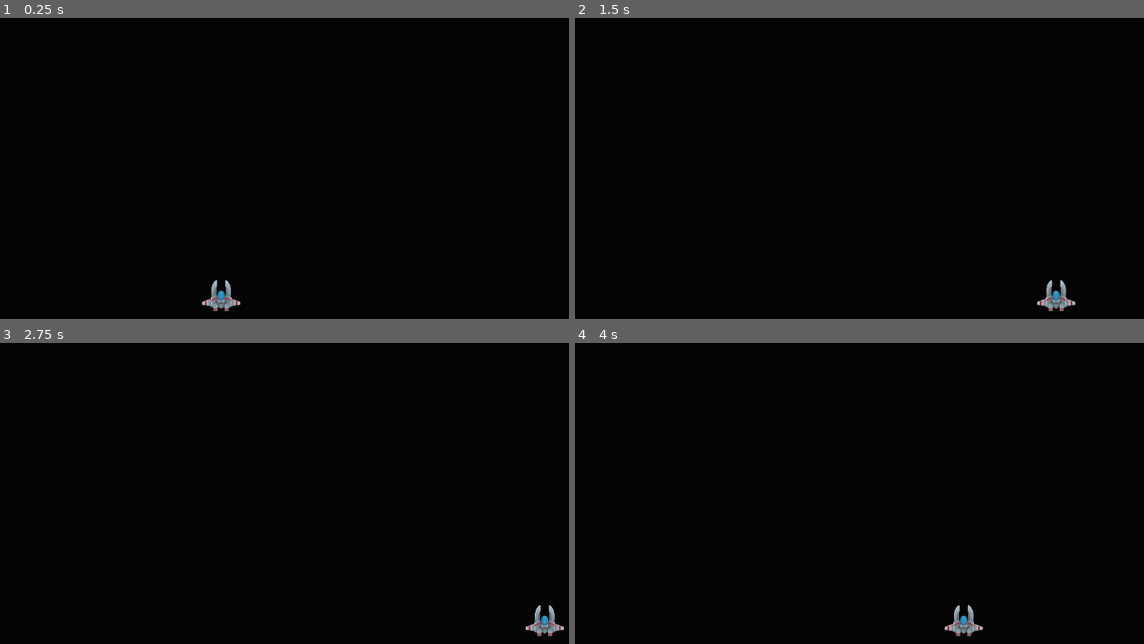
Above: before the commit, frames 1-4 (two rows, left to right).
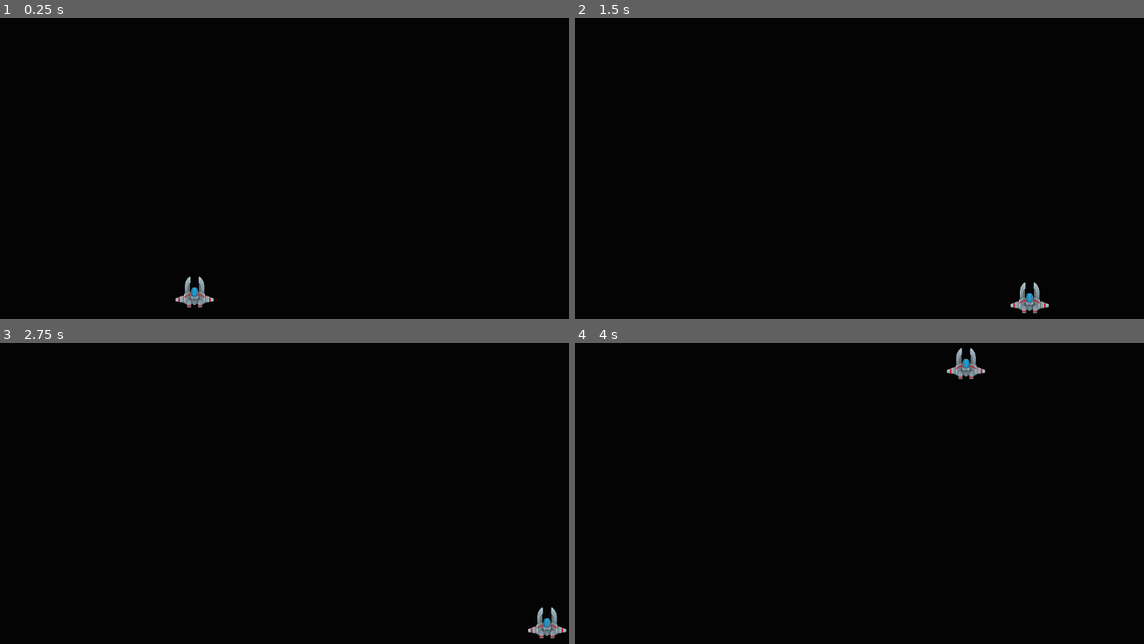
Above: after the commit, the same moments.

Repository: mlynns2009/Space-game-1
Game: Godot game, scene res://Game.tscn
Two runs of this game, one before a commit and one after it. Both use one fixed random seed, a clock stepped at 60 frames per second and the inputs below.
Inputs:
- Up to frame 1 (0.25 s): no input
- Up to frame 2 (1.5 s): tap Enter at 0.5 s; hold Right (player_right) 0.53-1.28 s; hold Down (player_down, bound only after the commit) from 1.28 s (still down)
- Up to frame 3 (2.75 s): tap Space at 2 s; release Down (player_down, bound only after the commit) at 2.03 s; hold Right (player_right) from 2.03 s (still down)
- Up to frame 4 (4 s): tap Enter at 2.75 s; release Right (player_right) at 2.78 s; hold Up (player_up) 2.78-3.53 s; hold Left (player_left) from 3.53 s (still down)

The runs differ from the first frame. In frame 1, 0.6% of the frame differs, in the area x 30-43%, y 85-98%; in frame 2, 0.6%; in frame 3, 0.4%; in frame 4, 0.7%, in the area x 64-73%, y 1-98%.

Commit message:
had a bunch of bugs
fixing bugs and got shooter to go up and down and left and right.

Diff:
--- a/Game.tscn
+++ b/Game.tscn
@@ -5,4 +5,4 @@
 [node name="GAME" type="Node2D"]
 
 [node name="Player" parent="." instance=ExtResource("1_wbfu4")]
-position = Vector2(550, 600)
+position = Vector2(504, 594)
--- a/asset/player.tscn
+++ b/asset/player.tscn
@@ -1,19 +1,18 @@
 [gd_scene load_steps=4 format=3 uid="uid://y3t8ddjd2k4p"]
 
 [ext_resource type="Texture2D" uid="uid://dhd4eg4sob4m0" path="res://Scene/SpaceShip.png" id="1_5f23e"]
-[ext_resource type="Script" uid="uid://c3tk67r8gwll0" path="res://player.gd" id="1_ocock"]
+[ext_resource type="Script" uid="uid://taoaec4efloy" path="res://new_gd_script.gd" id="1_ocock"]
 
 [sub_resource type="RectangleShape2D" id="RectangleShape2D_4flbx"]
-size = Vector2(66, 55)
+size = Vector2(66, 54.5)
 
 [node name="Player" type="Area2D"]
 script = ExtResource("1_ocock")
 
 [node name="Shooter" type="Sprite2D" parent="."]
-position = Vector2(0, 2.38419e-07)
 scale = Vector2(0.274896, 0.292781)
 texture = ExtResource("1_5f23e")
 
 [node name="CollisionShape2D" type="CollisionShape2D" parent="."]
-position = Vector2(0, 1)
+position = Vector2(0, 1.25)
 shape = SubResource("RectangleShape2D_4flbx")
--- /dev/null
+++ b/new_gd_script.gd
@@ -0,0 +1,17 @@
+extends Area2D
+
+
+func _ready():
+	pass
+
+
+
+func _process(delta):
+		if Input.is_action_pressed("player_up") and position.y > 50:
+			position.y -=10
+		if Input.is_action_pressed("player_down") and position.y < 600:
+			position.y +=10
+		if Input.is_action_pressed("player_left") and position.x > 50:
+			position.x -=10
+		if Input.is_action_pressed("player_right") and position.x < 1110:
+			position.x +=10
--- a/project.godot
+++ b/project.godot
@@ -24,25 +24,21 @@
 player_left={
 "deadzone": 0.2,
 "events": [Object(InputEventKey,"resource_local_to_scene":false,"resource_name":"","device":0,"window_id":0,"alt_presse …(194 unchanged characters)…
-, Object(InputEventKey,"resource_local_to_scene":false,"resource_name":"","device":0,"window_id":0,"alt_pressed":false,"shift_pressed":false,"ctrl_pressed":false,"meta_pressed":false,"pressed":false,"keycode":0,"physical_keycode":65,"key_label":0,"unicode":0,"location":0,"echo":false,"script":null)
 ]
 }
 player_right={
 "deadzone": 0.2,
-"events": [Object(InputEventKey,"resource_local_to_scene":fa …(139 unchanged characters)… d":false,"keycode":0,"physical_keycode":68,"key_label":0,"unicode":0,"location":0,"echo":false,"script":null)
-, Object(InputEventKey,"resource_local_to_scene":false,"resource_name":"","device":0,"window_id":0,"alt_pressed":false,"shift_pressed":false,"ctrl_pressed":false,"meta_pressed":false,"pressed":false,"keycode":0,"physical_keycode":4194321,"key_label":0,"unicode":0,"location":0,"echo":false,"script":null)
+"events": [Object(InputEventKey,"resource_local_to_scene":fa …(139 unchanged characters)… d":false,"keycode":0,"physical_keycode":4194321,"key_label":0,"unicode":0,"location":0,"echo":false,"script":null)
 ]
 }
 player_up={
 "deadzone": 0.2,
-"events": [Object(InputEventKey,"resource_local_to_scene":fa …(139 unchanged characters)… d":false,"keycode":0,"physical_keycode":87,"key_label":0,"unicode":0,"location":0,"echo":false,"script":null)
-, Object(InputEventKey,"resource_local_to_scene":false,"resource_name":"","device":0,"window_id":0,"alt_pressed":false,"shift_pressed":false,"ctrl_pressed":false,"meta_pressed":false,"pressed":false,"keycode":0,"physical_keycode":4194320,"key_label":0,"unicode":0,"location":0,"echo":false,"script":null)
+"events": [Object(InputEventKey,"resource_local_to_scene":fa …(139 unchanged characters)… d":false,"keycode":0,"physical_keycode":4194320,"key_label":0,"unicode":0,"location":0,"echo":false,"script":null)
 ]
 }
-"player down"={
+player_down={
 "deadzone": 0.2,
 "events": [Object(InputEventKey,"resource_local_to_scene":false,"resource_name":"","device":0,"window_id":0,"alt_presse …(194 unchanged characters)…
-, Object(InputEventKey,"resource_local_to_scene":false,"resource_name":"","device":0,"window_id":0,"alt_pressed":false,"shift_pressed":false,"ctrl_pressed":false,"meta_pressed":false,"pressed":false,"keycode":0,"physical_keycode":83,"key_label":0,"unicode":0,"location":0,"echo":false,"script":null)
 ]
 }
 
Not shown, added: new_gd_script.gd.uid
Not shown, removed: player.gd.uid
